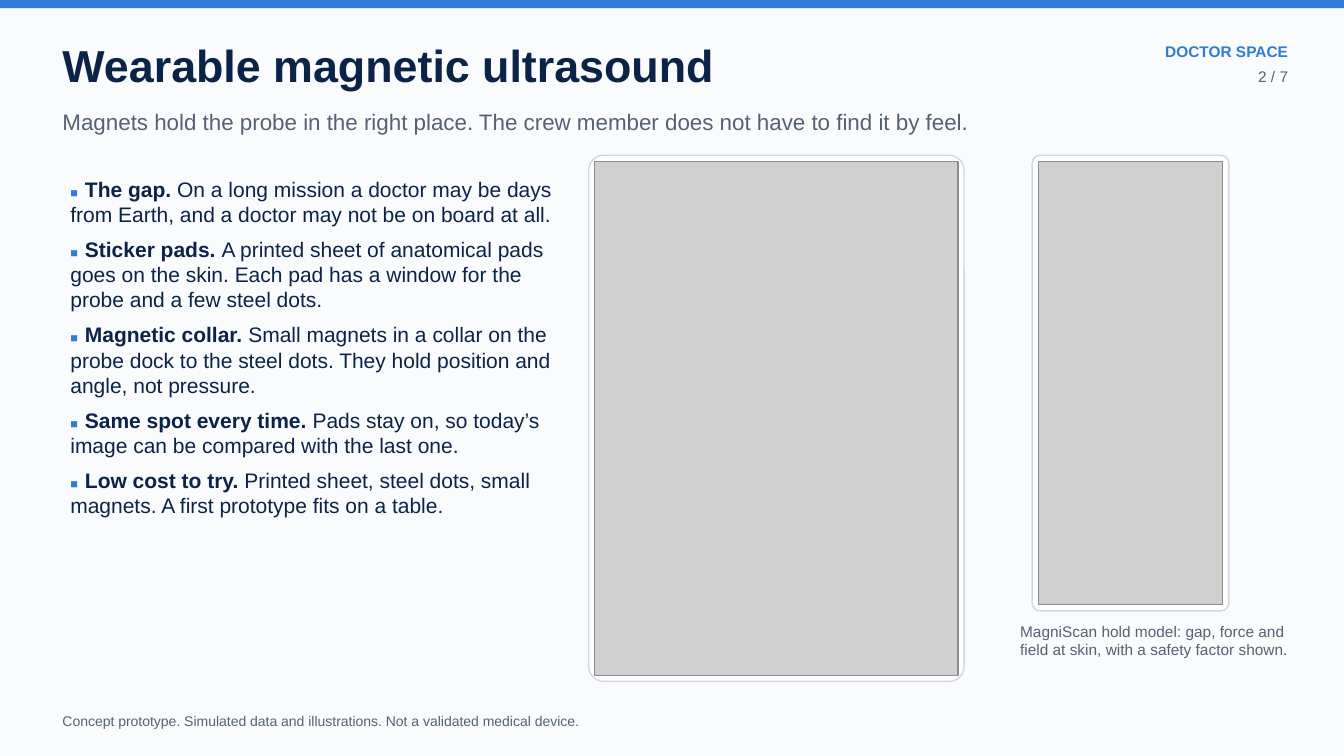
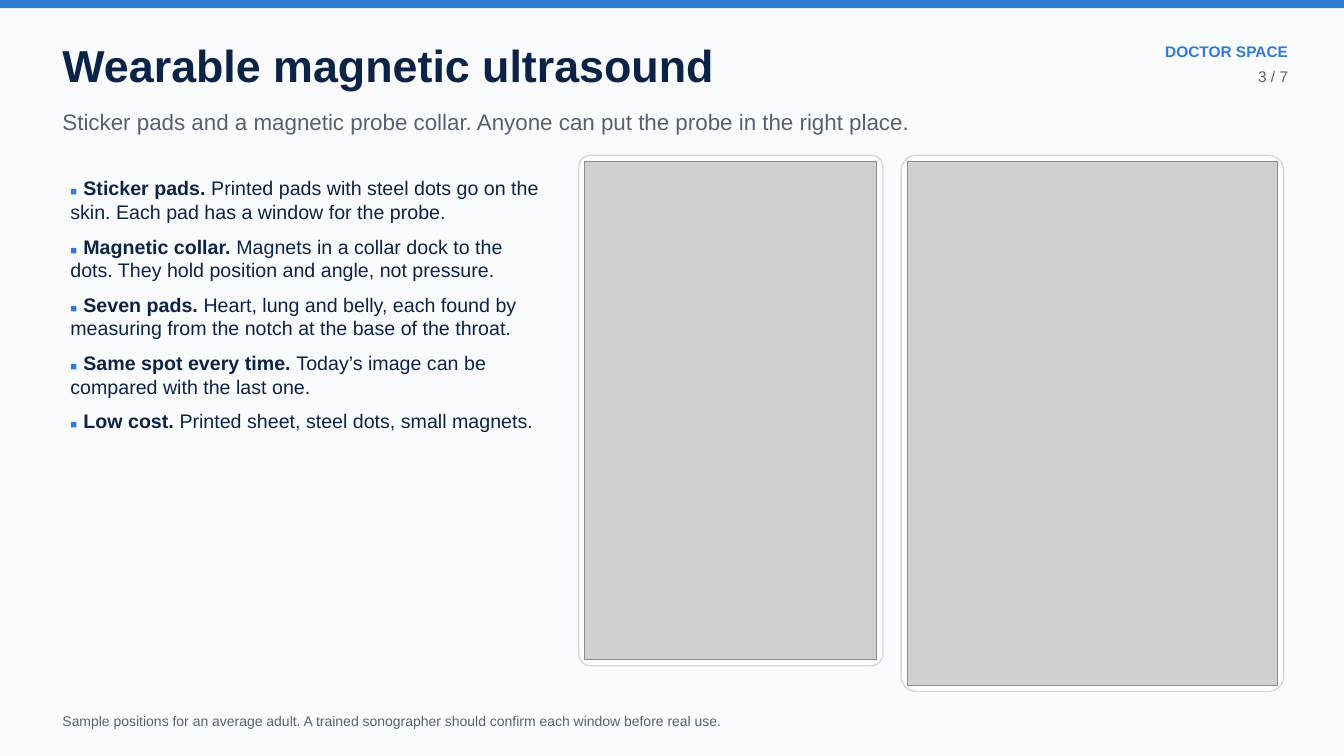
Before and after one commit to alfathitamara/Doctor-Space, a slide deck: slide 3 of deck/Doctor_Space_NASA_SpaceApps_2026.pptx (slide 2 before the commit). Drawn at 1344x756 pixels with LibreOffice and Linux fonts; fonts in the diff are those of the drawing; grey boxes stand for pictures. Boxes give left, top, right and bottom in pixels: in the first picture for what was removed or moved away, otherwise in the second. Text is boxed around its words. In the diff, an @@ line names an element or a change of style, - is before the commit and + after.

```diff
--- a/deck/Doctor_Space_NASA_SpaceApps_2026.pptx
+++ b/deck/Doctor_Space_NASA_SpaceApps_2026.pptx
@@ text at (x1=1258, y1=71, x2=1289, y2=82): text changed @@
-2 / 7
+3 / 7
@@ text at (x1=62, y1=114, x2=909, y2=135): text changed @@
-Magnets hold the probe in the right place. The crew member does not have to find it by feel.
+Sticker pads and a magnetic probe collar. Anyone can put the probe in the right place.
@@ rounded rectangle resized from (x1=589, y1=155, x2=964, y2=682) to (x1=579, y1=155, x2=883, y2=665) @@
@@ picture resized from (x1=595, y1=161, x2=958, y2=676) to (x1=585, y1=161, x2=877, y2=659) @@
@@ rounded rectangle resized from (x1=1032, y1=155, x2=1229, y2=611) to (x1=901, y1=155, x2=1285, y2=692) @@
@@ picture resized from (x1=1038, y1=161, x2=1223, y2=605) to (x1=907, y1=161, x2=1278, y2=686) @@
@@ text at (x1=70, y1=180, x2=538, y2=432): text changed; size 15 to 14 pt @@
-■ The gap. On a long mission a doctor may be days from Earth, and a doctor may not be on board at all.
-■ Sticker pads. A printed sheet of anatomical pads goes on the skin. Each pad has a window for the probe and a few steel dots.
-■ Magnetic collar. Small magnets in a collar on the probe dock to the steel dots. They hold position and angle, not pressure.
-■ Same spot every time. Pads stay on, so today’s image can be compared with the last one.
-■ Low cost to try. Printed sheet, steel dots, small magnets. A first prototype fits on a table.
+■ Sticker pads. Printed pads with steel dots go on the skin. Each pad has a window for the probe.
+■ Magnetic collar. Magnets in a collar dock to the dots. They hold position and angle, not pressure.
+■ Seven pads. Heart, lung and belly, each found by measuring from the notch at the base of the throat.
+■ Same spot every time. Today’s image can be compared with the last one.
+■ Low cost. Printed sheet, steel dots, small magnets.
@@ text removed at (x1=1020, y1=626, x2=1288, y2=658) @@
-MagniScan hold model: gap, force and field at skin, with a safety factor shown.
@@ text at (x1=62, y1=716, x2=721, y2=729): text changed @@
-Concept prototype. Simulated data and illustrations. Not a validated medical device.
+Sample positions for an average adult. A trained sonographer should confirm each window before real use.
```
Also in this commit, not shown: 2 other slides changed, 2 slides added, 2 slides removed, 2 other files.
